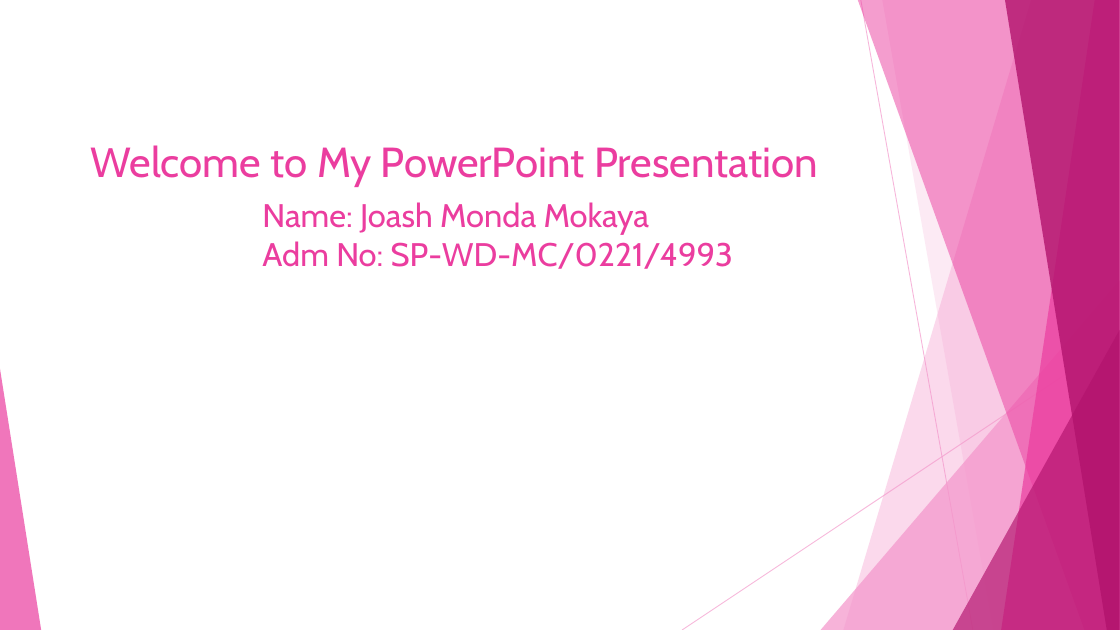
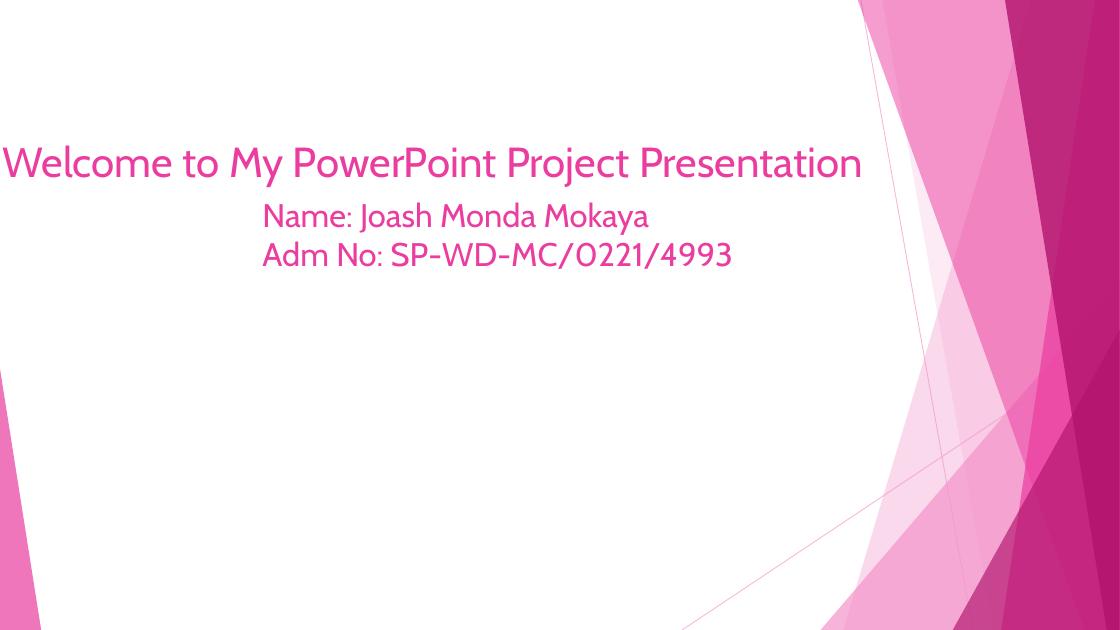
Before and after one commit to JoshMonda/my_final_project, a slide deck: slide 1 of PowerpointPresentation/Joash Monda Mokaya.pptx. Drawn at 1120x630 pixels with LibreOffice and Linux fonts; fonts in the diff are those of the drawing. Boxes give left, top, right and bottom in pixels: in the first picture for what was removed or moved away, otherwise in the second. Text is boxed around its words. In the diff, an @@ line names an element or a change of style, - is before the commit and + after.

```diff
--- a/PowerpointPresentation/Joash Monda Mokaya.pptx
+++ b/PowerpointPresentation/Joash Monda Mokaya.pptx
@@ text at <box>3,145,863,187</box>: text changed @@
-Welcome to My PowerPoint Presentation
+Welcome to My PowerPoint Project Presentation
```
Also in this commit, not shown: 18 other files.
